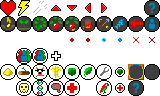
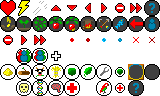
Layers edited between the first and the second 160×96 image:
painted on "Layer #1" over <box>3,3,142,45</box>
